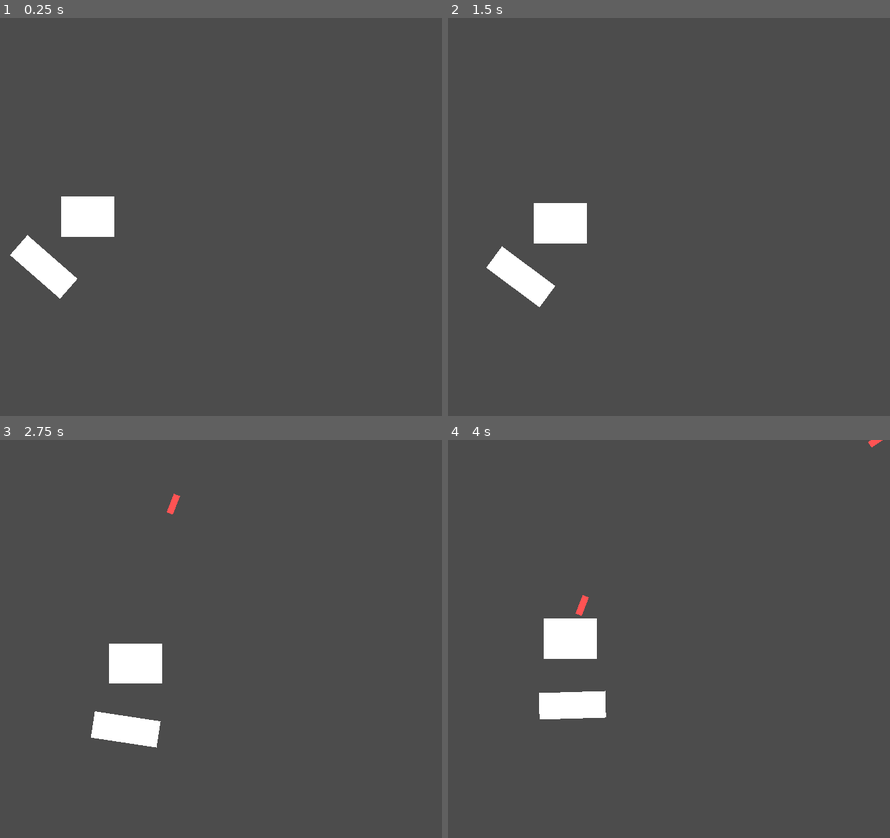
Above: before the commit, frames 1-4 (two rows, left to right).
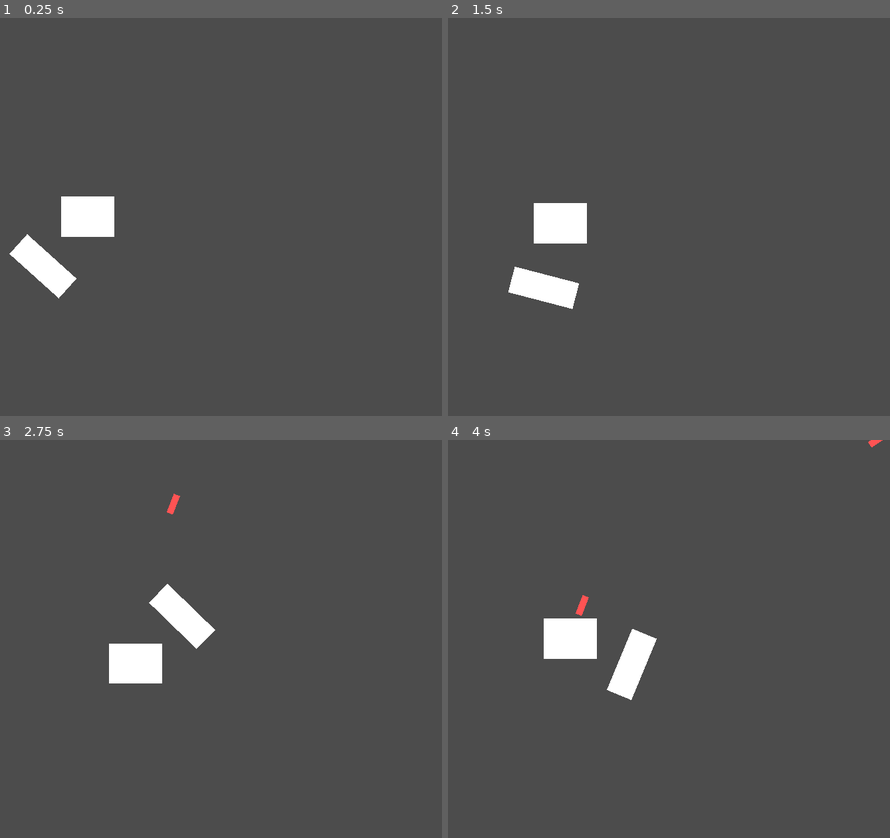
Above: after the commit, the same moments.

Repository: honoriocassiano/the-silent-protector-simulator
Game: Godot game, scene res://Main.tscn
Same seed, same stepped clock (60 frames per second), same inputs: the game is played once before the commit and once after it.
Inputs (mouse positions are in pixels of both pictures, inside the frame that each line leads up to):
- Up to frame 1 (0.25 s): no input
- Up to frame 2 (1.5 s): move the mouse to (739, 197) at 0.52 s; hold Right (move_right) 0.53-1.28 s; move the mouse to (518, 236) at 1.27 s; hold Down (move_down) from 1.28 s (still down)
- Up to frame 3 (2.75 s): move the mouse to (229, 551) at 2.02 s; release Down (move_down) at 2.03 s; hold Right (move_right) from 2.03 s (still down)
- Up to frame 4 (4 s): move the mouse to (598, 718) at 2.77 s; release Right (move_right) at 2.78 s; hold Up (move_up) 2.78-3.53 s; move the mouse to (783, 698) at 3.52 s; hold Left (move_left) from 3.53 s (still down)

The runs differ from the first frame. In frame 1, less than 0.1% of the frame differs, in the area x 2-18%, y 54-71%; in frame 2, 0.9%; in frame 3, 2.0%, in the area x 20-49%, y 36-78%; in frame 4, 2.0%.

Commit message:
Remove gravity from soldier

Diff:
--- a/Main.tscn
+++ b/Main.tscn
@@ -1,7 +1,6 @@
-[gd_scene load_steps=7 format=2]
+[gd_scene load_steps=6 format=2]
 
 [ext_resource path="res://Bed.tscn" type="PackedScene" id=1]
-[ext_resource path="res://Soldier.gd" type="Script" id=2]
 [ext_resource path="res://Soldier.tscn" type="PackedScene" id=3]
 [ext_resource path="res://Main.gd" type="Script" id=4]
 [ext_resource path="res://Shoot.tscn" type="PackedScene" id=5]
@@ -17,17 +16,19 @@
 
 [node name="Bed" parent="." instance=ExtResource( 1 )]
 position = Vector2( 228.715, 223.253 )
+gravity_vec = Vector2( 0, 0 )
+gravity = 0.0
 
 [node name="Soldier" parent="." instance=ExtResource( 3 )]
 position = Vector2( 230.927, 384.434 )
-script = ExtResource( 2 )
+gravity_scale = 0.0
 
 [node name="ShootPath" type="Path2D" parent="."]
 curve = SubResource( 1 )
 
 [node name="ShootSpawnLocation" type="PathFollow2D" parent="ShootPath"]
 position = Vector2( -0.615845, -3.41257 )
-rotation = 0.00314962
+rotation = 0.00314968
 
 [node name="ShootSpawnTimer" type="Timer" parent="."]
 wait_time = 2.0
